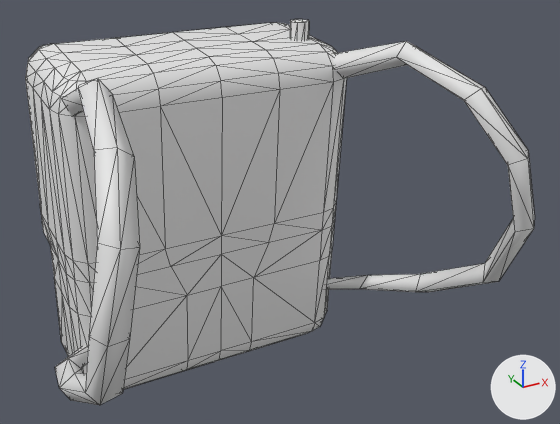
A saved change to the FBX model GraphicResource/Weapon/Player_Bag/504_Backpack.fbx.
One viewpoint serves both versions: a camera (50 mm lens) standing at (-44.0, -98.0, 51.0) and looking at (6.2, -6.7, 5.4). The axes (+X, +Y, +Z) are drawn at lower right. The lights are the same throughout. Mesh edges are drawn as thin lines. Where no turn or scale is listed for an object, it has been applied to the vertices.

Objects in the first picture: 'Backpack'.
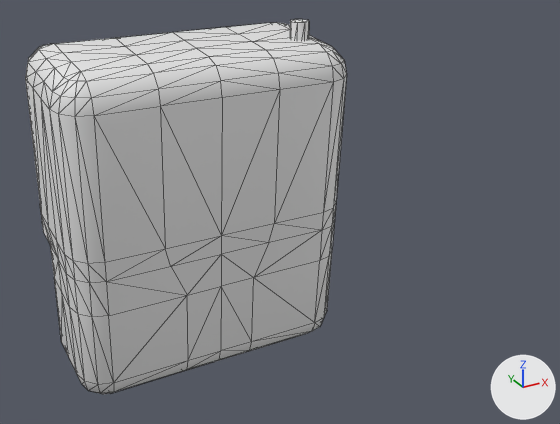
Pixel boxes (x1, y1, x2, y2) of what changed, in the pictures (560 x 424 px):
'Backpack', reshaped (37% narrower)
    before: (25, 22, 535, 405)
    after: (25, 22, 347, 394)
part 1 of me_mesh, deleted
    before: (55, 78, 140, 405)
part 2 of me_mesh, deleted
    before: (324, 41, 535, 292)

The edits, one by one:
me_mesh has 356 vertices, 692 faces and spans x -29.5..29.5, y -34.5..24.6, z -26.1..30.3.
me_mesh is used by ob_backpack; location (0.0, 0.0, 0.0).
me_mesh part 1: the loose piece of 36 vertices spanning x -29.5..-17.6, y -34.5..6.3, z -17.6..30.3 is deleted.
me_mesh part 2: the loose piece of 36 vertices spanning x 17.6..29.5, y -34.5..6.3, z -17.6..30.3 is deleted.
